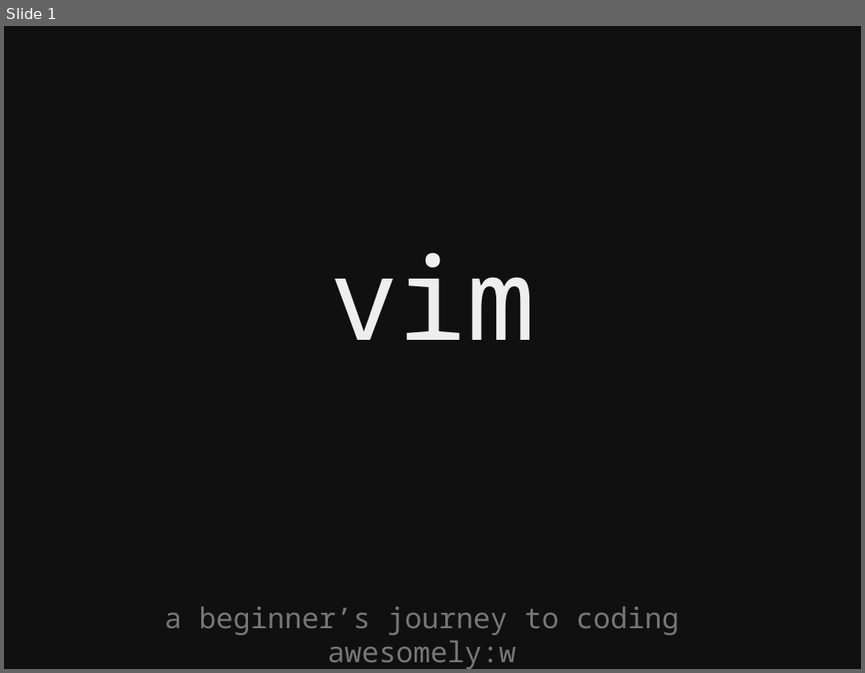
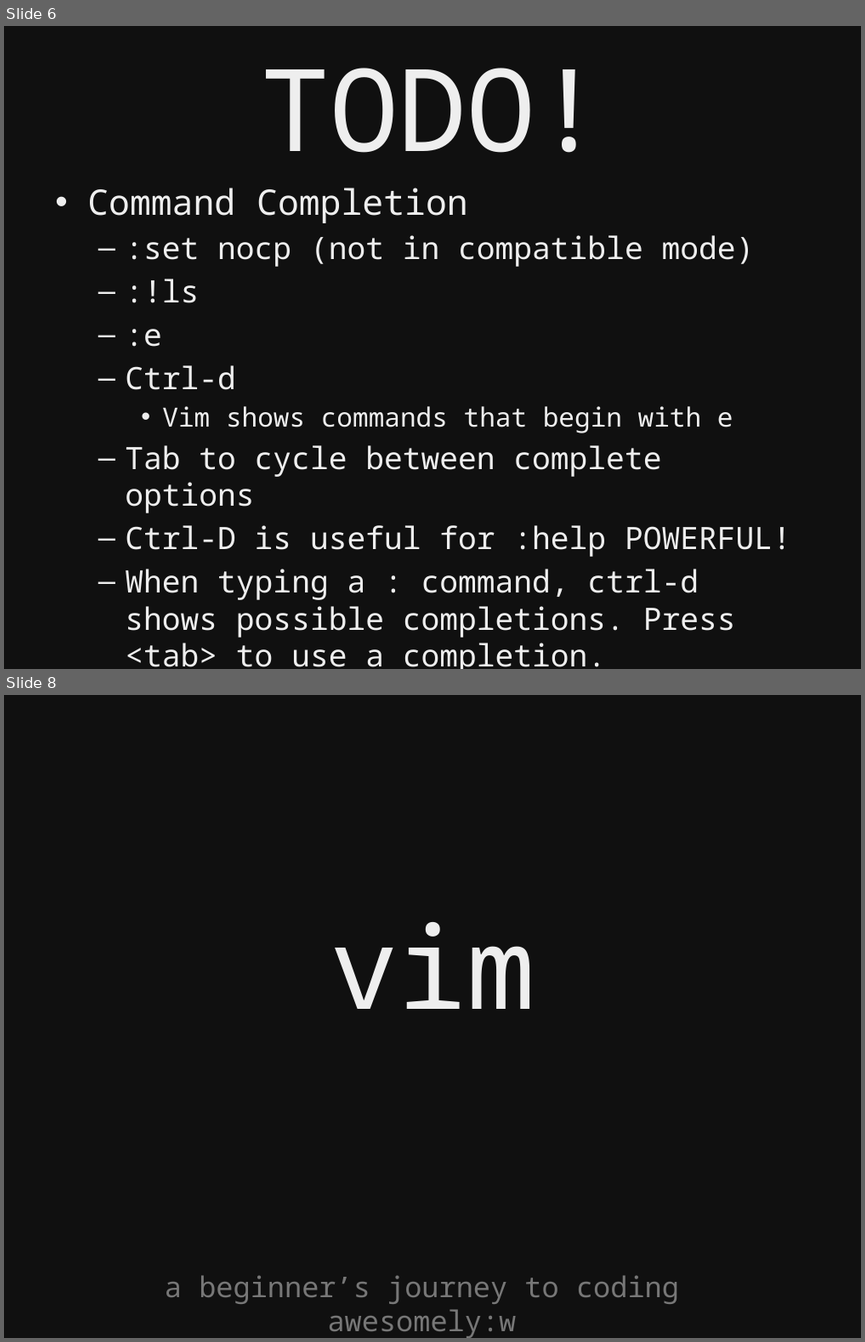
Before and after one commit to kyletolle/talks, a slide deck: beginning_vim-04.17.2012.pptx. Shown one above the other, each under a label of ours: slide 1 before the commit, slides 6 and 8 after it; the slides between them are not shown. The pictures are 865x673 and 865x1342 pixels, drawn with LibreOffice and Linux fonts; fonts in the diff are those of the drawing. Boxes give left, top, right and bottom in pixels: in the first picture for what was removed or moved away, otherwise in the second. Text is boxed around its words. In the diff, an @@ line names an element or a change of style, - is before the commit and + after.

```diff
--- a/beginning_vim-04.17.2012.pptx
+++ b/beginning_vim-04.17.2012.pptx
@@ slide 6 added at (4, 26, 861, 669), background #101010 @@
@@ title added at (261, 68, 603, 153), 96 pt, text #EEEEEE @@
+TODO!
@@ text added at (87, 188, 791, 669), 25.9 pt, text #EEEEEE @@
+• Command Completion
+  – :set nocp (not in compatible mode)
+  – :!ls
+  – :e
+  – Ctrl-d
+    • Vim shows commands that begin with e
+  – Tab to cycle between complete options
+  – Ctrl-D is useful for :help POWERFUL!
+  – When typing a : command, ctrl-d shows possible completions. Press <tab> to use a completion.
@@ what was slide 1 is now slide 8 @@
```
Also in this commit, not shown: 6 other slides added.
